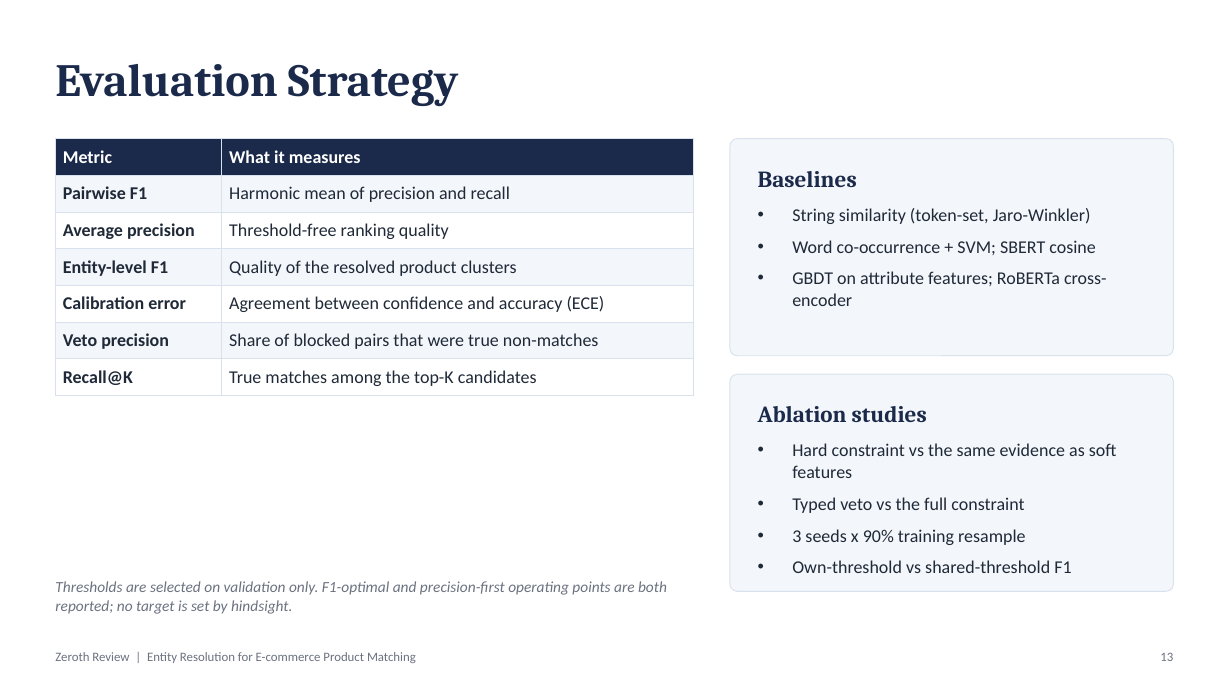
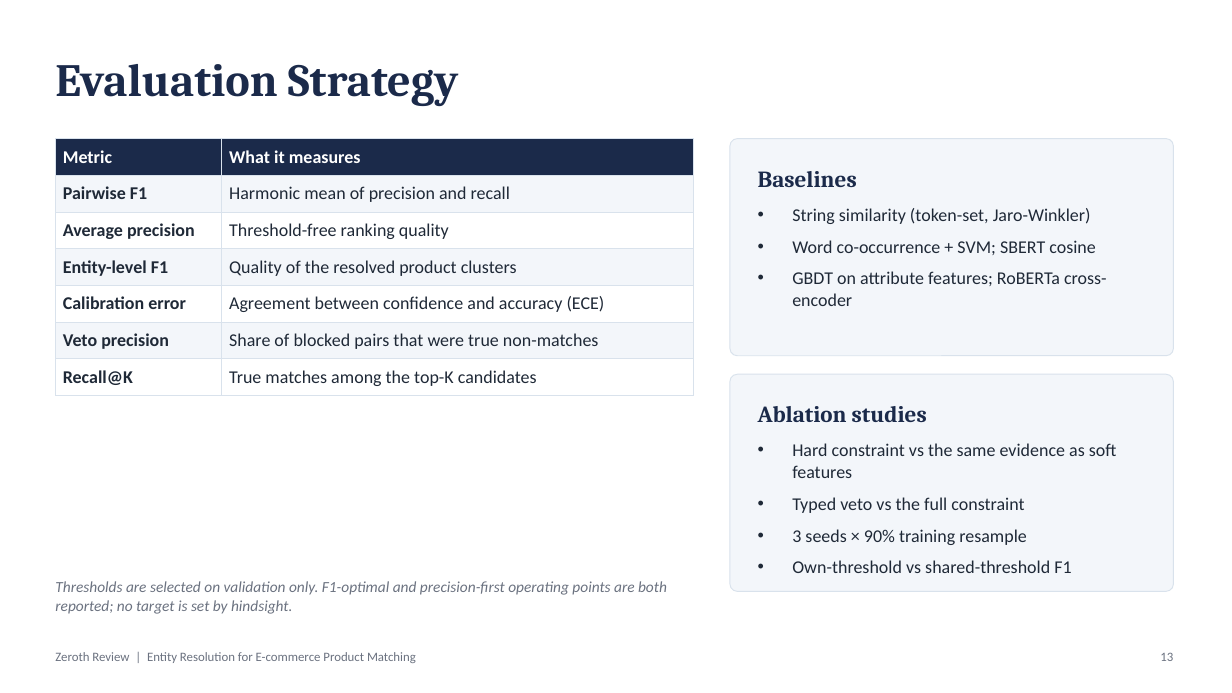
Before and after one commit to Vikramsrini/MajorProject, a slide deck: slide 13 of deck/Zeroth_Review_Entity_Resolution_v2.pptx. Drawn at 1232x693 pixels with LibreOffice and Linux fonts; fonts in the diff are those of the drawing. Boxes give left, top, right and bottom in pixels: in the first picture for what was removed or moved away, otherwise in the second. Text is boxed around its words. In the diff, an @@ line names an element or a change of style, - is before the commit and + after.

Commit message:
Fix deck typography after rendering: single-line bodies and uniform card titles
Rendered all 14 slides through LibreOffice and inspected them. Five fixes:
- slide 12: shorten two result bodies so they stop wrapping into the row below
- slide 8: card 6 title 'Attribute-aware matching' wrapped and crowded its body;
  shortened to 'Attribute matching'
- slide 10: 'scikit-learn GBDT' role wrapped, making one row taller than the rest
- slide 13: use a real multiplication sign in '3 seeds x 90% resample'

Validation passes; deck/.gitignore keeps the render artifacts out of the repo.

```diff
--- a/deck/Zeroth_Review_Entity_Resolution_v2.pptx
+++ b/deck/Zeroth_Review_Entity_Resolution_v2.pptx
@@ text at box(792, 529, 1027, 545): text changed @@
-• 3 seeds x 90% training resample
+• 3 seeds × 90% training resample
```
Also in this commit, not shown: 3 other slides changed, 3 other files.
